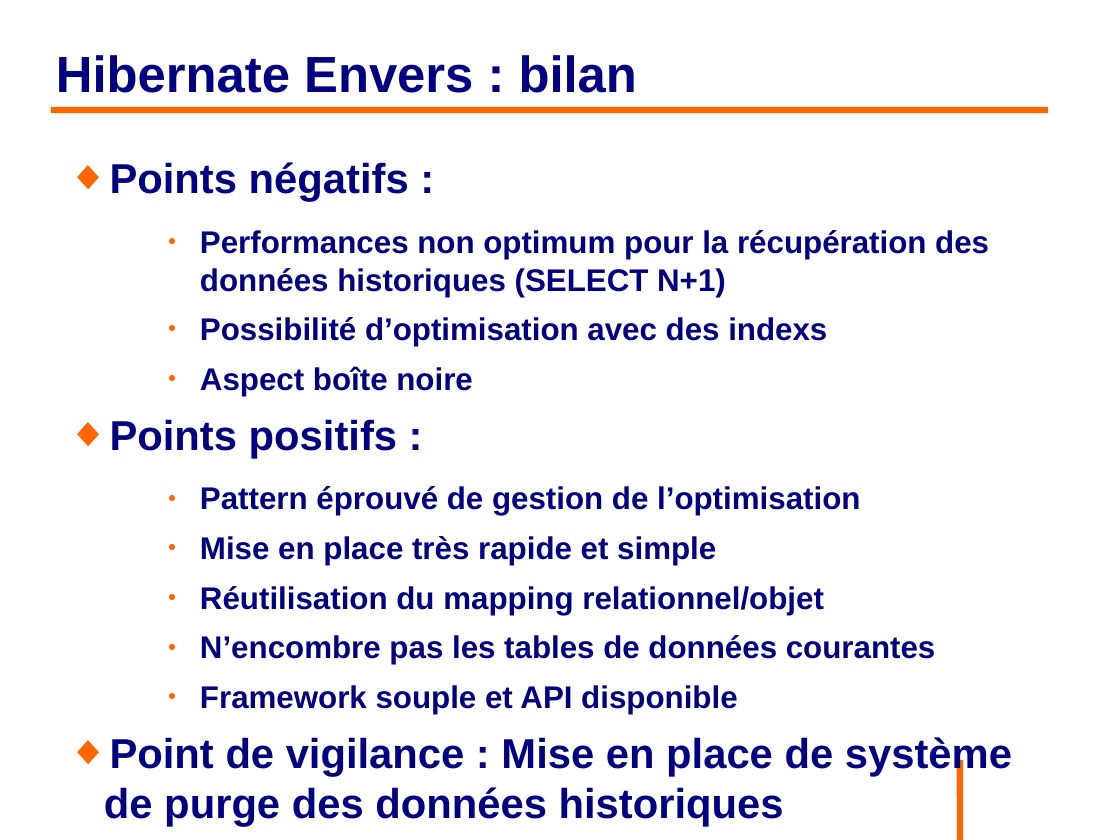
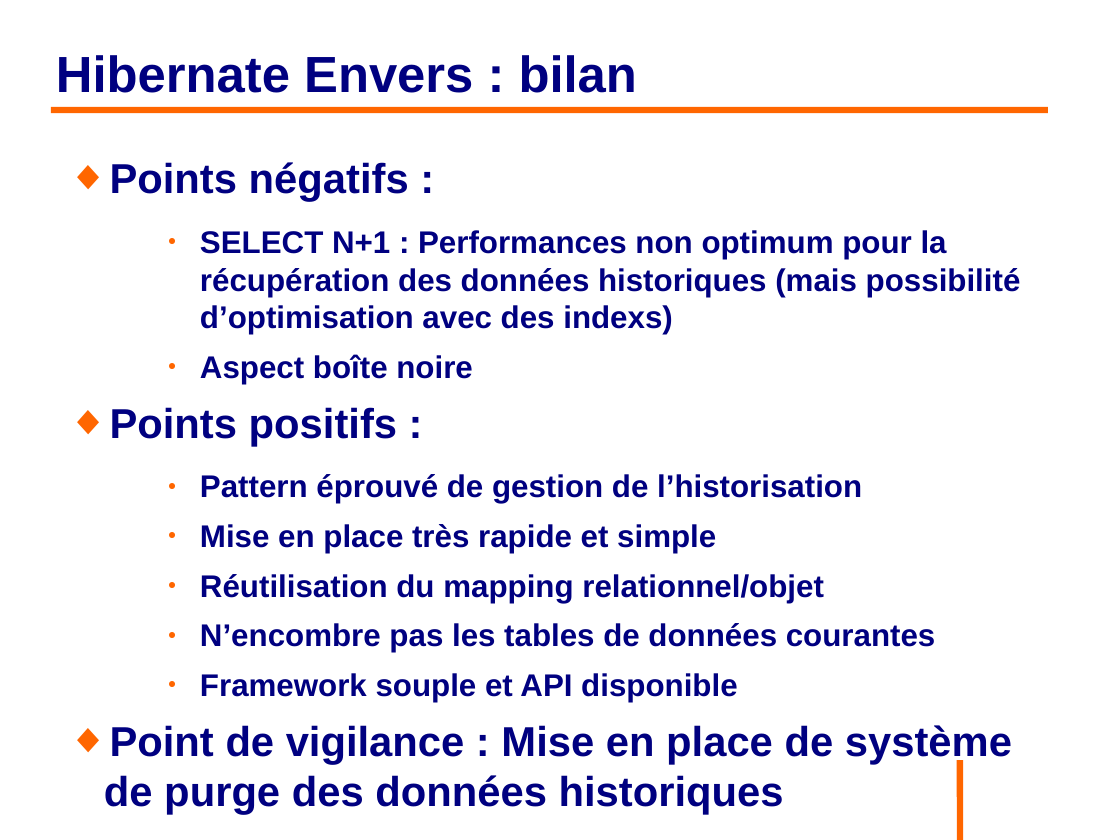
Before and after one commit to philphils/formation-hibernate-avancee, a slide deck: slide 151 of Documentation/diapo_formation_hibernate_avancee.odp. Drawn at 1120x840 pixels with LibreOffice and Linux fonts; fonts in the diff are those of the drawing; background and template pictures are left out. Boxes give left, top, right and bottom in pixels: in the first picture for what was removed or moved away, otherwise in the second. Text is boxed around its words. In the diff, an @@ line names an element or a change of style, - is before the commit and + after.

Commit message:
Fin partie Hibernate Envers

```diff
--- a/Documentation/diapo_formation_hibernate_avancee.odp
+++ b/Documentation/diapo_formation_hibernate_avancee.odp
@@ text at (200, 230, 1021, 334): text changed @@
-    ● Performances non optimum pour la récupération des données historiques (SELECT N+1)
-    ● Possibilité d’optimisation avec des indexs
+    ● SELECT N+1 : Performances non optimum pour la récupération des données historiques (mais possibilité d’optimisation avec des indexs)
@@ text at (200, 474, 862, 504): text changed @@
-    ● Pattern éprouvé de gestion de l’optimisation
+    ● Pattern éprouvé de gestion de l’historisation
```
Also in this commit, not shown: 14 other slides changed.
